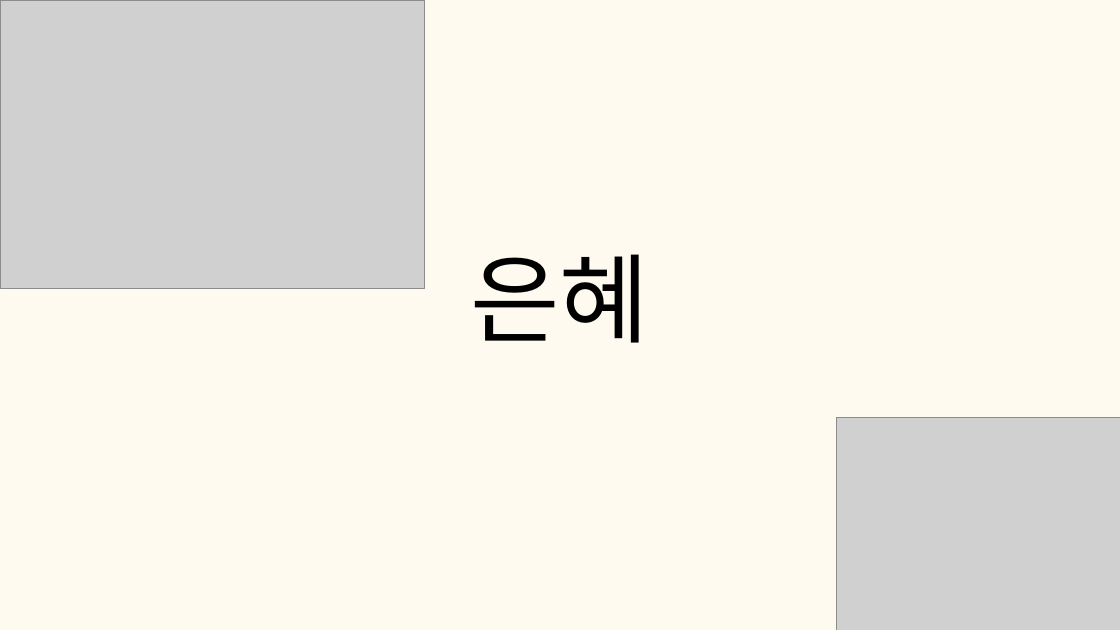
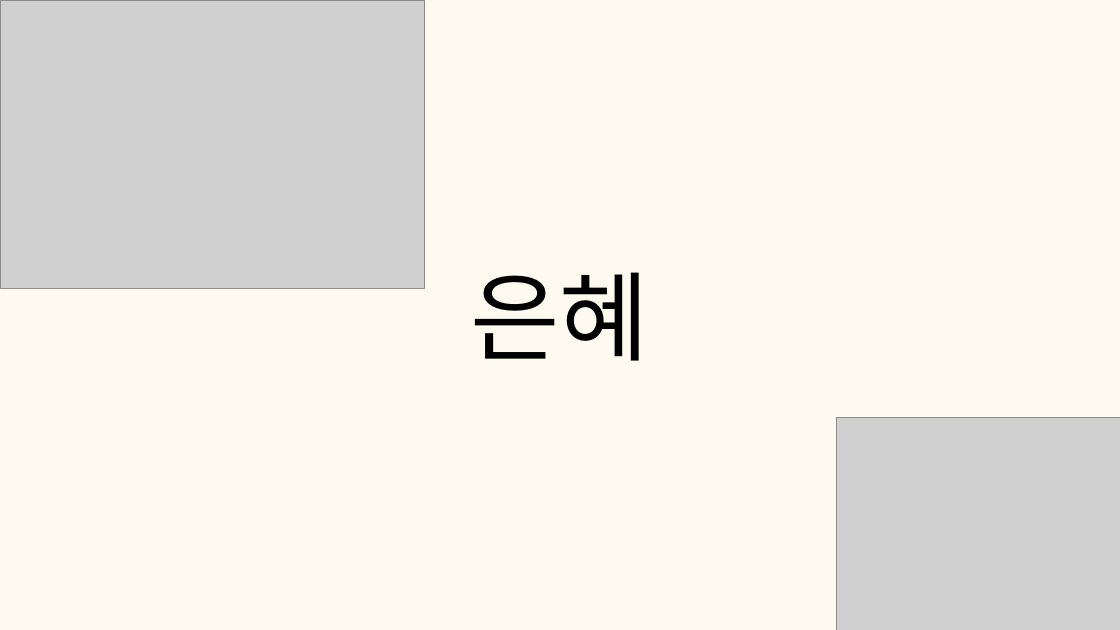
Before and after one commit to tkdgns25300/sunday_play, a slide deck: slide 7 of public/downloads/games/newspaper-puzzle/rules.pptx (slide 6 before the commit). Drawn at 1120x630 pixels with LibreOffice and Linux fonts; fonts in the diff are those of the drawing; grey boxes stand for pictures. Boxes give left, top, right and bottom in pixels: in the first picture for what was removed or moved away, otherwise in the second. Text is boxed around its words. In the diff, an @@ line names an element or a change of style, - is before the commit and + after.

```diff
--- a/public/downloads/games/newspaper-puzzle/rules.pptx
+++ b/public/downloads/games/newspaper-puzzle/rules.pptx
@@ text "은혜": place and size @@
-text "은혜" at [471,254,650,343]
+text "은혜" at [471,272,650,361]
@@ text "은혜" at [471,272,650,361]: font Arial to Noto Sans CJK KR @@
```
Also in this commit, not shown: 16 other slides changed, 1 slide added, 3 other files.
